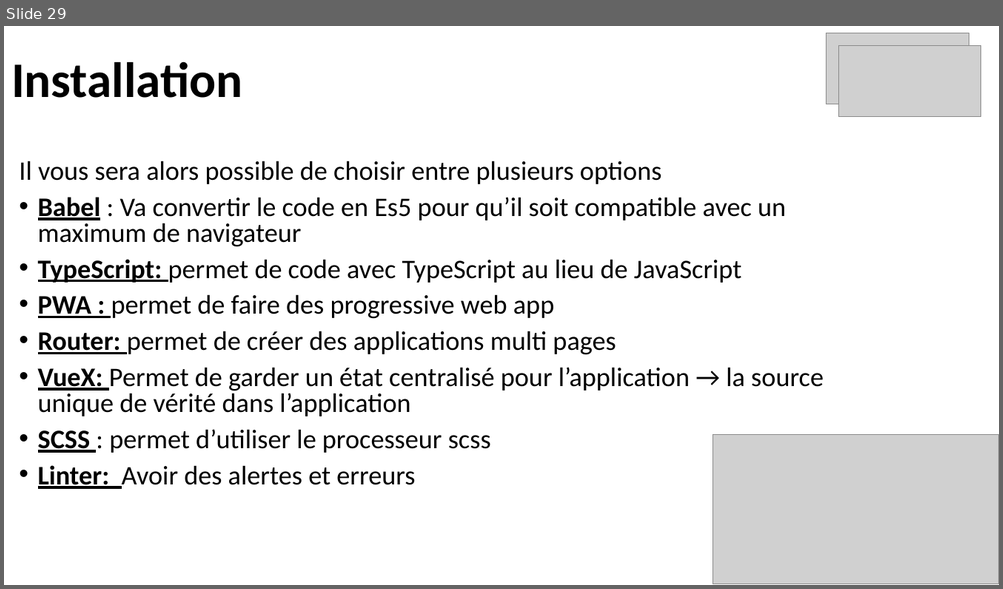
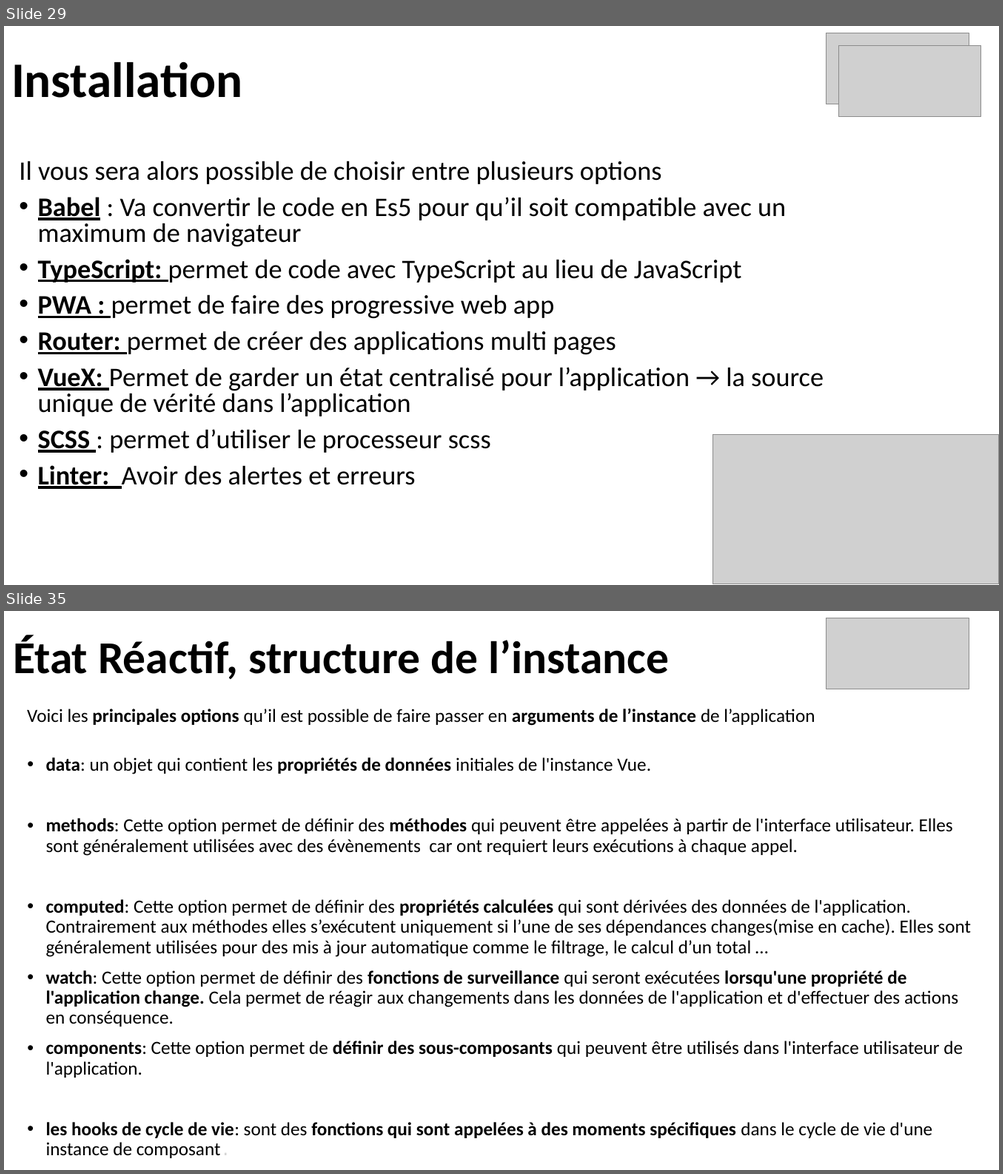
Before and after one commit to ArMb57/vueJs, a slide deck: cours.pptx. Shown one above the other, each under a label of ours: slide 29 before the commit, slides 29 and 35 after it; the slides between them are not shown. The pictures are 1003x589 and 1003x1174 pixels, drawn with LibreOffice and Linux fonts; fonts in the diff are those of the drawing; grey boxes stand for pictures. Boxes give left, top, right and bottom in pixels: in the first picture for what was removed or moved away, otherwise in the second. Text is boxed around its words. In the diff, an @@ line names an element or a change of style, - is before the commit and + after.

```diff
--- a/cours.pptx
+++ b/cours.pptx
@@ slide 35 added at [4,611,999,1170], background #FFFFFF @@
@@ picture added at [826,618,969,689] @@
@@ title added at [13,635,669,679], 44 pt, text #000000, bold @@
+État Réactif, structure de l’instance
@@ text added at [27,709,814,726], 18 pt, text #000000 @@
+Voici les principales options qu’il est possible de faire passer en arguments de l’instance de l’application
@@ text added at [46,758,970,1159], 18 pt, text #000000 @@
+• data: un objet qui contient les propriétés de données initiales de l'instance Vue.
+• methods: Cette option permet de définir des méthodes qui peuvent être appelées à partir de l'interface utilisateur. Elles sont généralement utilisées avec des évènements car ont requiert leurs exécutions à chaque appel.
+• computed: Cette option permet de définir des propriétés calculées qui sont dérivées des données de l'application. Contrairement aux méthodes elles s’exécutent uniquement si l’une de ses dépendances changes(mise en cache). Elles sont généralement utilisées pour des mis à jour automatique comme le filtrage, le calcul d’un total …
+• watch: Cette option permet de définir des fonctions de surveillance qui seront exécutées lorsqu'une propriété de l'application change. Cela permet de réagir aux changements dans les données de l'application et d'effectuer des actions en conséquence.
+• components: Cette option permet de définir des sous-composants qui peuvent être utilisés dans l'interface utilisateur de l'application.
+• les hooks de cycle de vie: sont des fonctions qui sont appelées à des moments spécifiques dans le cycle de vie d'une instance de composant.
```
Also in this commit, not shown: 49 other slides added.
